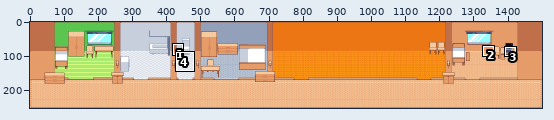
Edited in one commit: pixel-art file (data/ase files/darika_aseprite.aseprite). The picture above shows the old version from afar; the outline marks the close-up.
Close-up. Before the edit:
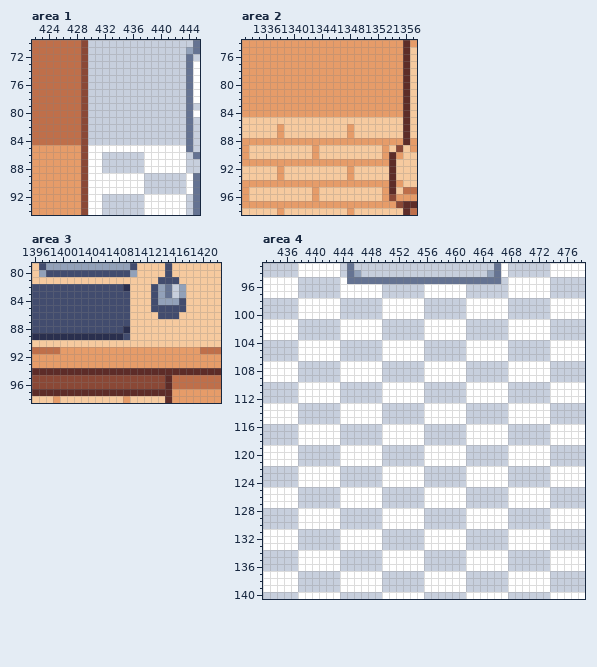
1500x253 pixels, 1 frame. Shown: area 1: x 422..445, y 70..94; area 2: x 1333..1357, y 74..98; area 3: x 1396..1422, y 79..98; area 4: x 433..478, y 93..140. The commit also changed other parts of the picture, which this record leaves out.
Once edited:
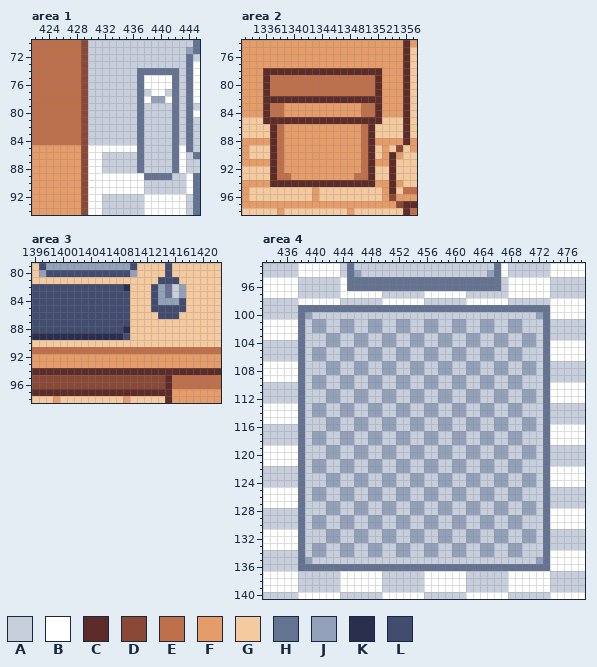
Palette (. is transparent): A #c7cfdd  B #ffffff  C #5d2c28  D #8a4836  E #bf6f4a  F #e69c69  G #f6ca9f  H #657392  J #92a1b9  K #2a2f4e  L #424c6e
Edits made:
Changed rows in their new state; - is an unchanged pixel.
Area 1, layer "mebel":
first column x 437:
74 HHHHHH
75 HBBBBH
76 HBBBBH
77 H-BB-H
78 HBJJBH
79 H----H
80 H----H
81 H----H
82 H----H
83 H----H
84 H----H
85 HAAAAH
86 HAAAAH
87 HAAAAH
88 HAAAAH
89 -HHHH-
Area 2, layer "mebel":
first column x 1336:
78 CCCCCCCCCCCCCCCCC
79 CEEEEEEEEEEEEEEEC
80 CEEEEEEEEEEEEEEEC
81 CEEEEEEEEEEEEEEEC
82 CCCCCCCCCCCCCCCCC
83 CEE-----------EEC
84 CEE-----------EEC
85 CCCCCCCCCCCCCCCCC
86 -CEFFFFFFFFF-FEC-
87 -CEFFFFFFFFF-FEC-
88 -CE-----------EC-
89 -CEFFFF-FFFFFFEC-
90 -CEFFFF-FFFFFFEC-
91 -CE-----------EC-
92 -CEFFFFFFFFF-FEC-
93 -CEEFFFFFFFF-EEC-
94 -CCCCCCCCCCCCCCC-
Area 3, layer "mebel":
first column x 1400:
91 EEEEEEEEEEEEEEEEEEEE
Area 4, layer "mebel":
first column x 438:
 96 -------HHHHHHHHHHHHHHHHHHHHHH-------
 99 HHHHHHHHHHHHHHHHHHHHHHHHHHHHHHHHHHHH
100 HJAAAA------AAAAAA------AAAAAA----JH
101 H-JJ--JJAAJJ--JJ--JJAAJJ--JJ--JJAAAH
102 H-JJ--JJAAJJ--JJ--JJAAJJ--JJ--JJAAAH
103 H---JJAAJJAAJJ--JJAAJJAAJJ--JJAAJJAH
104 HAAAJJ--JJ--JJAAJJ--JJ--JJAAJJ--JJ-H
105 HAJJAAJJ--JJAAJJAAJJ--JJAAJJAAJJ---H
106 HAJJAAJJ--JJAAJJAAJJ--JJAAJJAAJJ---H
107 H---JJAAJJAAJJ--JJAAJJAAJJ--JJAAJJAH
108 H---JJAAJJAAJJ--JJAAJJAAJJ--JJAAJJAH
109 H-JJ--JJAAJJ--JJ--JJAAJJ--JJ--JJAAAH
110 HAJJAAJJ--JJAAJJAAJJ--JJAAJJAAJJ---H
111 HAAAJJ--JJ--JJAAJJ--JJ--JJAAJJ--JJ-H
112 HAAAJJ--JJ--JJAAJJ--JJ--JJAAJJ--JJ-H
113 H-JJ--JJAAJJ--JJ--JJAAJJ--JJ--JJAAAH
114 H-JJ--JJAAJJ--JJ--JJAAJJ--JJ--JJAAAH
115 H---JJAAJJAAJJ--JJAAJJAAJJ--JJAAJJAH
116 HAAAJJ--JJ--JJAAJJ--JJ--JJAAJJ--JJ-H
117 HAJJAAJJ--JJAAJJAAJJ--JJAAJJAAJJ---H
118 HAJJAAJJ--JJAAJJAAJJ--JJAAJJAAJJ---H
119 H---JJAAJJAAJJ--JJAAJJAAJJ--JJAAJJAH
120 H---JJAAJJAAJJ--JJAAJJAAJJ--JJAAJJAH
121 H-JJ--JJAAJJ--JJ--JJAAJJ--JJ--JJAAAH
122 HAJJAAJJ--JJAAJJAAJJ--JJAAJJAAJJ---H
123 HAAAJJ--JJ--JJAAJJ--JJ--JJAAJJ--JJ-H
124 HAAAJJ--JJ--JJAAJJ--JJ--JJAAJJ--JJ-H
125 H-JJ--JJAAJJ--JJ--JJAAJJ--JJ--JJAAAH
126 H-JJ--JJAAJJ--JJ--JJAAJJ--JJ--JJAAAH
127 H---JJAAJJAAJJ--JJAAJJAAJJ--JJAAJJAH
128 HAAAJJ--JJ--JJAAJJ--JJ--JJAAJJ--JJ-H
129 HAJJAAJJ--JJAAJJAAJJ--JJAAJJAAJJ---H
130 HAJJAAJJ--JJAAJJAAJJ--JJAAJJAAJJ---H
131 H---JJAAJJAAJJ--JJAAJJAAJJ--JJAAJJAH
132 H---JJAAJJAAJJ--JJAAJJAAJJ--JJAAJJAH
133 H-JJ--JJAAJJ--JJ--JJAAJJ--JJ--JJAAAH
134 HAJJAAJJ--JJAAJJAAJJ--JJAAJJAAJJ---H
135 HJAAAA------AAAAAA------AAAAAA----JH
136 HHHHHHHHHHHHHHHHHHHHHHHHHHHHHHHHHHHH
Where, in picture pixels (left, top, right, bottom), the same in both close-ups:
changed: (137, 68, 179, 180)
changed: (263, 68, 382, 187)
changed: (60, 347, 200, 354)
changed: (298, 284, 550, 571)
